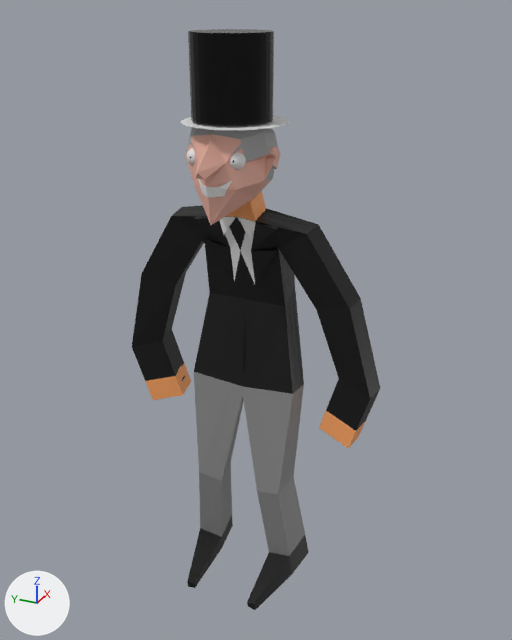
The Blender file M.blend: old version first, new version second.
Camera for both pictures: a 50 mm lens placed at (-6.14, -3.09, 6.42), pointed at (0.16, -0.25, 3.26). The lights are fixed; the arrows at lower left show +X, +Y and +Z. The first picture is the older version.
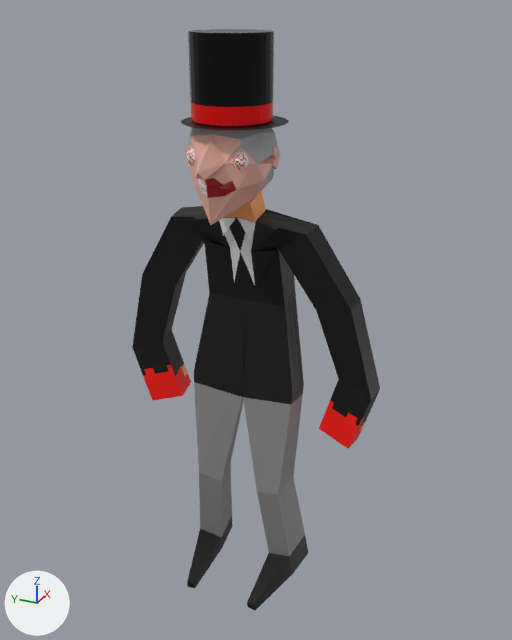
Pixel boxes (x1, y1, x2, y2) of what changed, in the pictures (512 x 640 px):
'Cube', reshaped, moved: (132, 191, 380, 610) in both
'Circle', recoloured (darker): (181, 116, 289, 130) in both
'Sphere.001', moved: before (230, 153, 246, 170); after (233, 152, 249, 170)
part 1 of me_cube, cut back: before (132, 216, 377, 431); after (132, 213, 379, 495)
part 2 of me_cube, recoloured: (176, 366, 363, 447) in both
part 3 of me_icosphere, built on: before (226, 133, 275, 189); after (194, 133, 275, 225)
part 4 of me_cylinder, recoloured (black to red): (191, 102, 273, 126) in both

Patch to the scene script:
```diff
--- a/M.blend.py
+++ b/M.blend.py
@@ mat_material_015 @@
+mat_material_015 = principled_material('Material.015')
+mat_material_015.base_color = (1.0, 0.0018, 0.0)  # red #ff0600
+mat_material_015.metallic = 0.5
+mat_material_015.roughness = 0.2
@@ mat_material_018 @@
+mat_material_018 = principled_material('Material.018')
+mat_material_018.base_color = (1.0, 0.00521, 0.0)  # red #ff1000
@@ me_cube @@
-me_cube.from_pydata(...)  # 141 vertices, 137 faces; spans x -0.57..0.65, y -0.04..1.49, z -3.58..1.25
+me_cube.from_pydata(...)  # 261 vertices, 253 faces; spans x -0.57..0.65, y -0.04..1.49, z -3.58..1.25
+# me_cube part 1: 3 vertices moved from x 0.04..0.19, y 1.19..1.46, z -0.85..0.15 to x 0.07..0.22, y 1.2..1.47, z -0.85..0.14; 1 vertex removed from x 0.11, y 1.45, z -0.84; 121 vertices added at x -0.05..0.54, y -0.01..1.46, z -1.54..0.99
+# me_cube part 2: 10 faces spanning x 0.14..0.56, y 0.87..1.34, z -1.55..-1.15 switch from mat_material_003 (orange #ffa865) to mat_material_018 (red #ff1000)
 me_cube.materials.append(mat_material)
@@ me_icosphere @@
 # used by ob_icosphere; location = (0.01, -0.07, 5.05); scale = (0.453, 0.453, 0.453)
-me_icosphere.from_pydata(...)  # 96 vertices, 128 faces; spans x -1.56..0.95, y -1.01..1.0, z -1.28..1.0
+me_icosphere.from_pydata(...)  # 182 vertices, 200 faces; spans x -1.56..0.95, y -1.01..1.0, z -1.28..1.0
+# me_icosphere part 3: 2 vertices moved from x -0.59..-0.16, y -0.93..-0.57, z -0.03..0.1 to x -0.59..-0.16, y -1.01..-0.85, z -0.03..0.1; 83 vertices added at x -1.2..-0.63, y -0.68..0.22, z -0.67..-0.11
+# other edits to the shape of me_icosphere do not show in these pictures
 me_icosphere.materials.append(mat_material_004)
@@ me_icosphere @@
 me_icosphere.materials.append(mat_material_006)
+me_icosphere.materials.append(mat_material_011)  # black #050505
+me_icosphere.materials.append(mat_material_013)  # red #990914
@@ me_circle @@
 me_circle.from_pydata(...)  # 32 vertices, 1 face; spans x -0.461..0.461, y -0.518..0.404, z -0.173
+me_circle.materials.append(mat_material_014)  # black #080808
@@ me_cylinder @@
 me_cylinder.from_pydata(...)  # 96 vertices, 66 faces; spans x -1.0..1.0, y -1.0..1.0, z -1.0..1.0
 # used by ob_cylinder; location = (0.0, -0.08, 5.75); scale = (0.383, 0.383, 0.383)
+# me_cylinder part 4: all 32 faces centred in x -0.99..0.99, y -0.99..0.99, z -0.79 switch from mat_material_012 (black #060606) to mat_material_015 (red #ff0600)
@@ ob_cube @@
 ob_cube = bpy.data.objects.new('Cube', me_cube)
-ob_cube.location = (0.0, -0.11, 3.49)
+ob_cube.location = (0.0, -0.11, 3.48)
 _m = ob_cube.modifiers.new('Mirror', 'MIRROR')
@@ ob_sphere_001 @@
 ob_sphere_001 = bpy.data.objects.new('Sphere.001', me_sphere_001)
-ob_sphere_001.location = (-0.3, -0.26, 5.05)
+ob_sphere_001.location = (-0.3, -0.3, 5.05)
 ob_sphere_001.rotation_euler = (0.0, 0.0, 0.0457)  # degrees (0, 0, 2.6)
```
